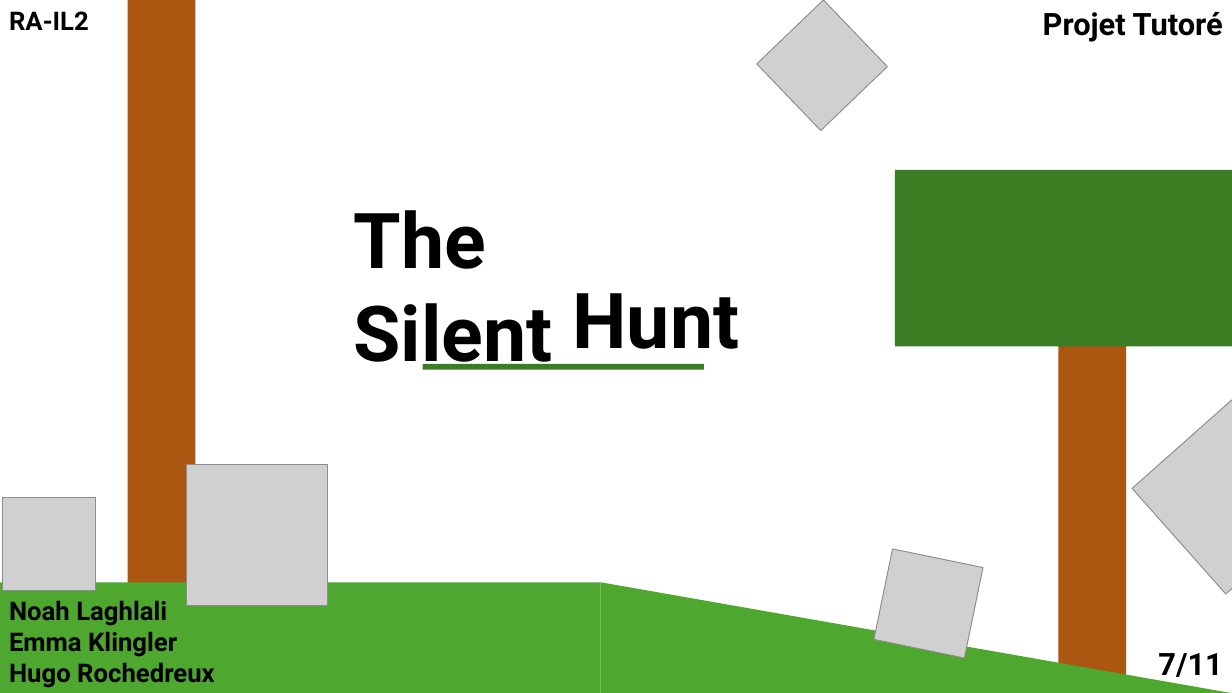
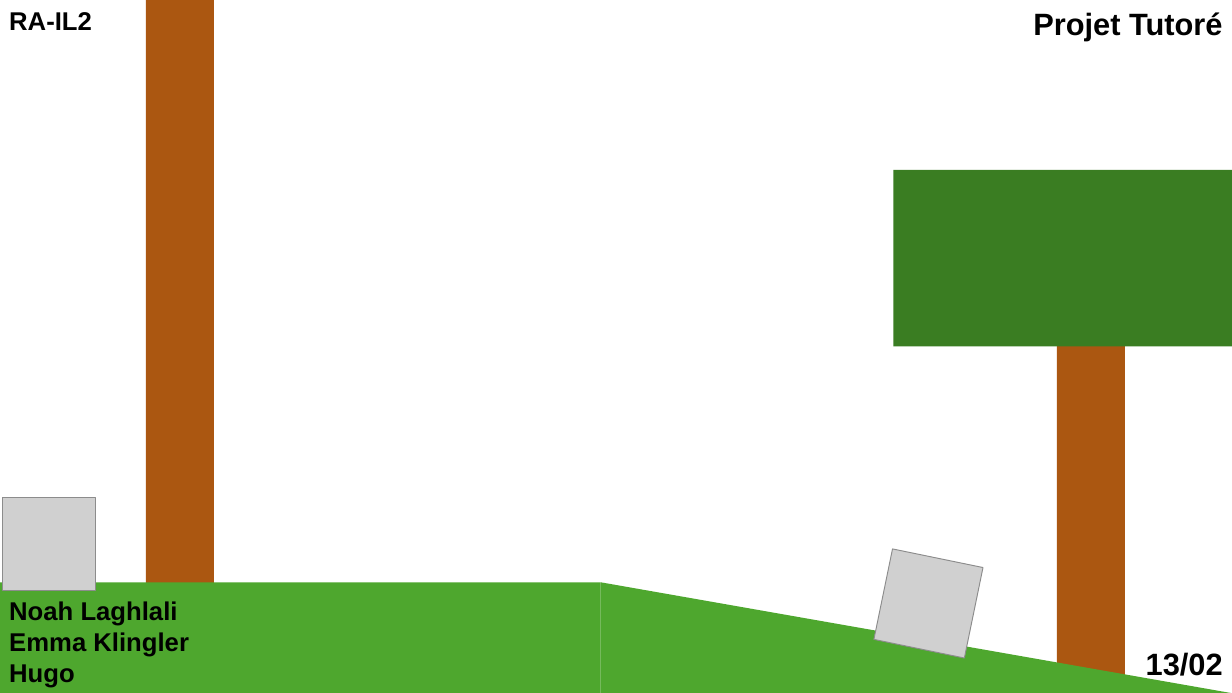
Before and after one commit to emmaklingler/The-Silent-Hunt-, a slide deck: slide 1 of Documents/EtudePrealable/Présentation.pptx (slide 2 before the commit). Drawn at 1232x693 pixels with LibreOffice and Linux fonts; fonts in the diff are those of the drawing; grey boxes stand for pictures; background and template pictures are left out. Boxes give left, top, right and bottom in pixels: in the first picture for what was removed or moved away, otherwise in the second. Text is boxed around its words. In the diff, an @@ line names an element or a change of style, - is before the commit and + after.

```diff
--- a/Documents/EtudePrealable/Présentation.pptx
+++ b/Documents/EtudePrealable/Présentation.pptx
@@ rectangle: place and size @@
-rectangle at [128, 0, 196, 693]
+rectangle at [146, 0, 214, 693]
@@ picture removed at [757, 0, 888, 131] @@
@@ font Roboto to Arial in 3 elements at [9, 601, 189, 688], [9, 12, 92, 30], [1033, 12, 1223, 41] @@
@@ rectangle at [894, 170, 1232, 347]: fill #3B7D23 to #3A7D22 @@
@@ text removed at [354, 210, 553, 370] @@
-The Silent
@@ text removed at [573, 293, 740, 366] @@
-Hunt
@@ rectangle removed at [423, 364, 704, 370] @@
@@ picture removed at [1133, 395, 1232, 595] @@
@@ picture removed at [187, 465, 328, 606] @@
@@ text at [1146, 652, 1223, 681]: text changed; font Roboto to Arial @@
-7/11
+13/02
```
Also in this commit, not shown: 1 other slide changed, 24 slides added, 11 slides removed, 4 other files.
